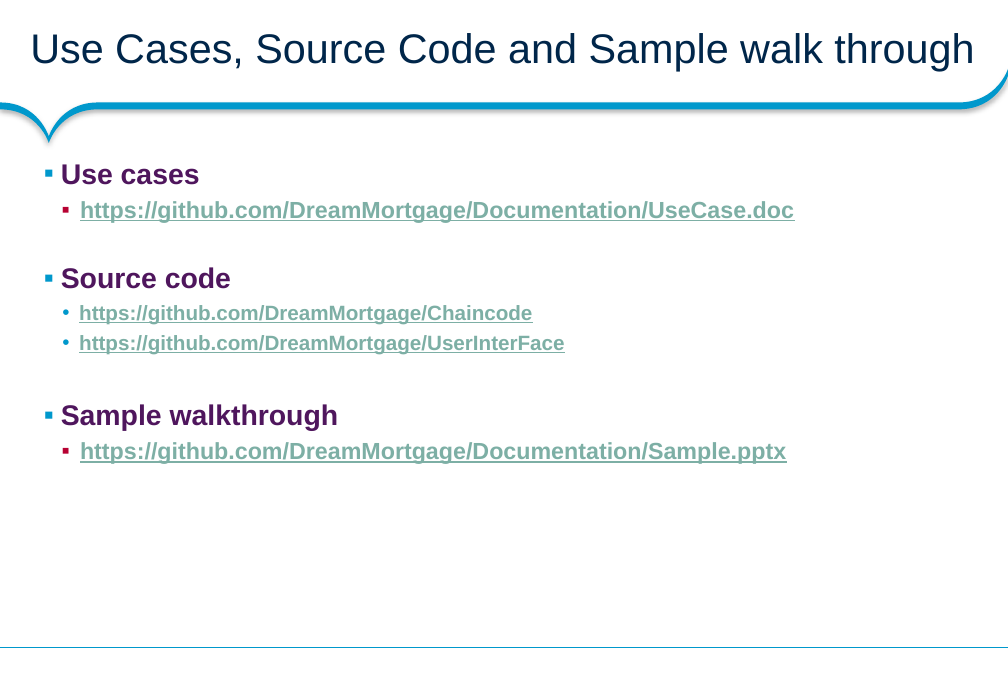
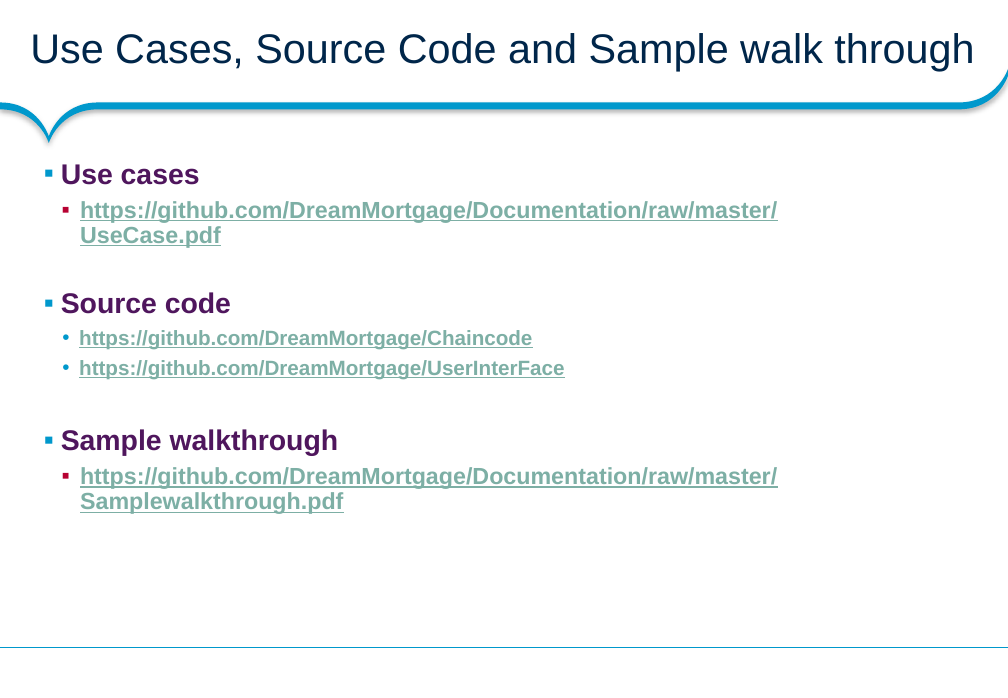
Before and after one commit to DreamMortgage/Documentation, a slide deck: slide 16 of Dream Mortgage Final.pptx. Drawn at 1008x698 pixels with LibreOffice and Linux fonts; fonts in the diff are those of the drawing; background and template pictures are left out. Boxes give left, top, right and bottom in pixels: in the first picture for what was removed or moved away, otherwise in the second. Text is boxed around its words. In the diff, an @@ line names an element or a change of style, - is before the commit and + after.

```diff
--- a/Dream Mortgage Final.pptx
+++ b/Dream Mortgage Final.pptx
@@ text at (x1=80, y1=201, x2=777, y2=248): text changed @@
-  ▪ https://github.com/DreamMortgage/Documentation/UseCase.doc
+  ▪ https://github.com/DreamMortgage/Documentation/raw/master/UseCase.pdf
@@ text at (x1=80, y1=467, x2=777, y2=514): text changed @@
-  ▪ https://github.com/DreamMortgage/Documentation/Sample.pptx
+  ▪ https://github.com/DreamMortgage/Documentation/raw/master/Samplewalkthrough.pdf
```
